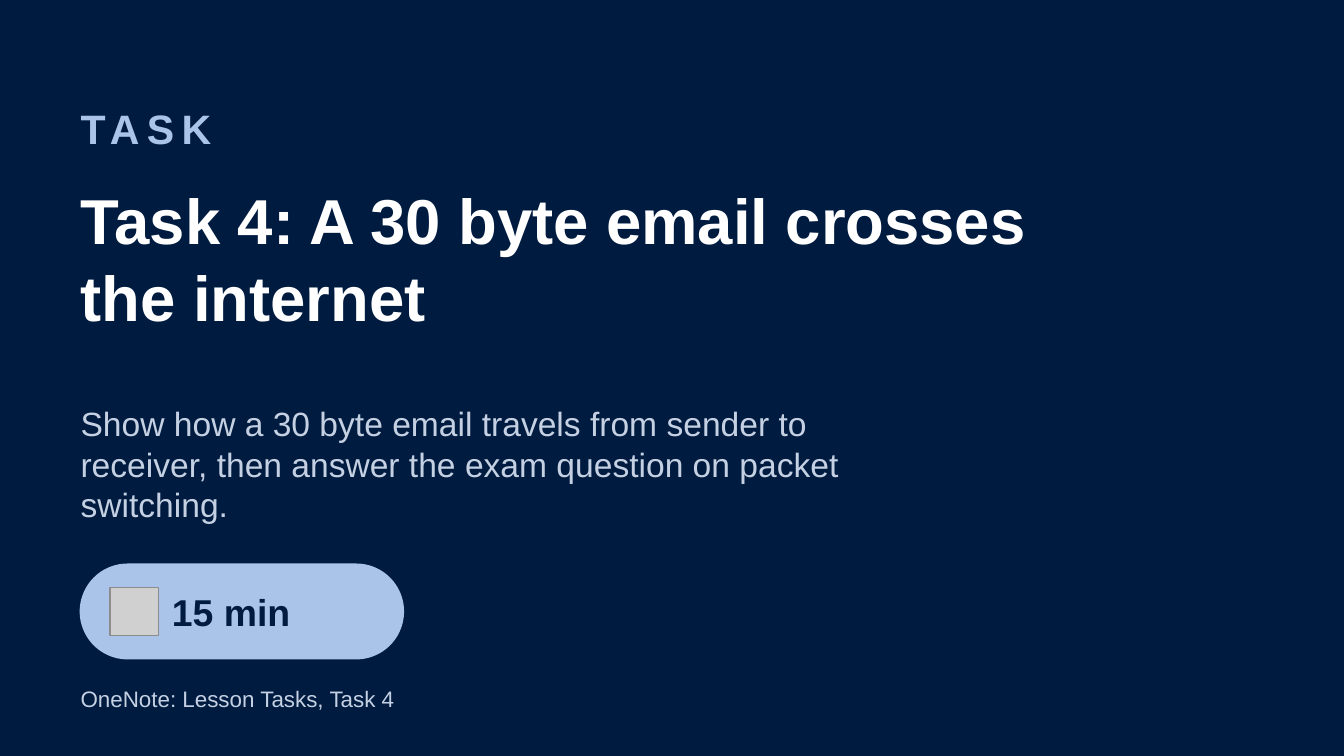
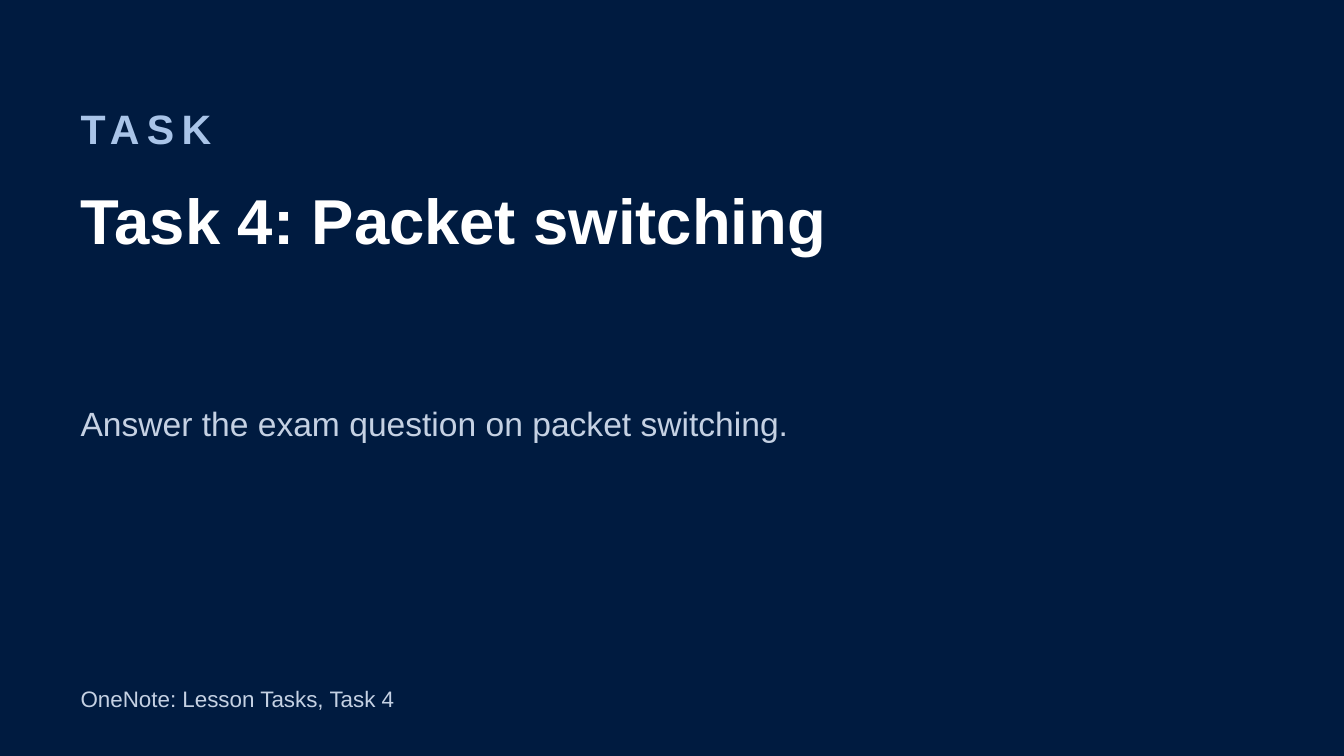
Before and after one commit to Dr-Hughes/Teaching-Materials, a slide deck: slide 11 of computer-science/a-level/y12-networks-l5-dns-and-switching/y12-networks-l5-dns-and-switching.pptx. Drawn at 1344x756 pixels with LibreOffice and Linux fonts; fonts in the diff are those of the drawing; grey boxes stand for pictures. Boxes give left, top, right and bottom in pixels: in the first picture for what was removed or moved away, otherwise in the second. Text is boxed around its words. In the diff, an @@ line names an element or a change of style, - is before the commit and + after.

```diff
--- a/computer-science/a-level/y12-networks-l5-dns-and-switching/y12-networks-l5-dns-and-switching.pptx
+++ b/computer-science/a-level/y12-networks-l5-dns-and-switching/y12-networks-l5-dns-and-switching.pptx
@@ title at (81,198,826,256): text changed @@
-Task 4: A 30 byte email crosses the internet
+Task 4: Packet switching
@@ text at (81,411,788,442): text changed @@
-Show how a 30 byte email travels from sender to receiver, then answer the exam question on packet switching.
+Answer the exam question on packet switching.
@@ rounded rectangle removed at (81,564,403,659) @@
@@ picture removed at (110,587,159,636) @@
@@ text removed at (172,599,290,627) @@
-15 min
```
Also in this commit, not shown: 21 other slides changed, 1 slide added, 3 slides removed, 41 other files.
